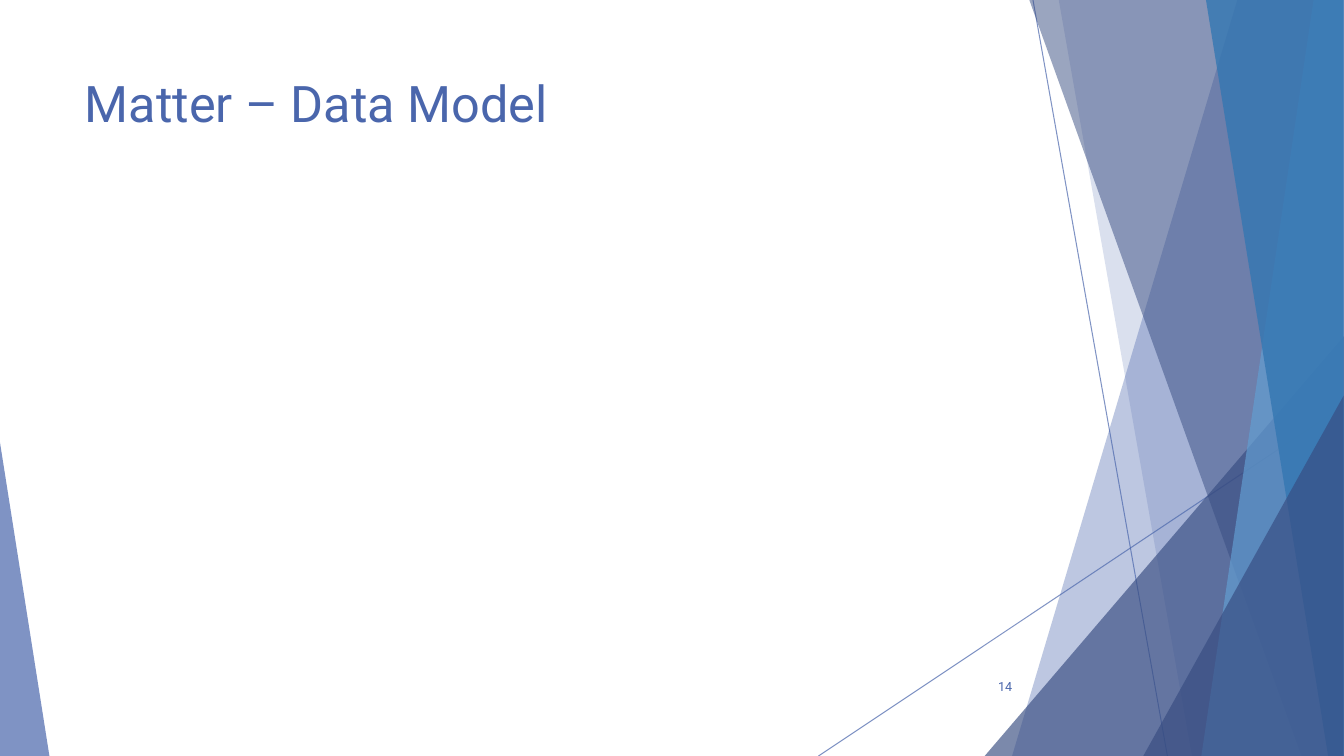
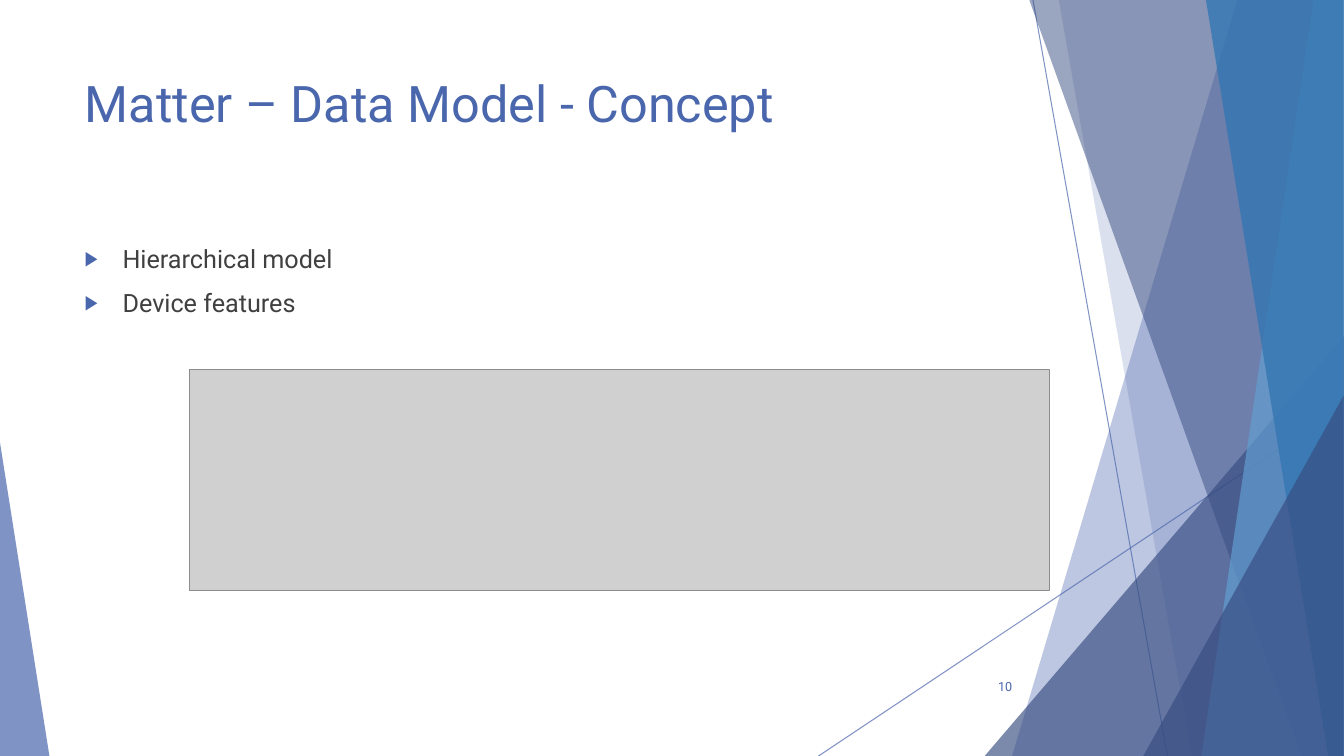
Before and after one commit to GysenBart/ProjectThreadMatter, a slide deck: slide 10 of Presentatie/ProjectThreadMatter.pptx (slide 14 before the commit). Drawn at 1344x756 pixels with LibreOffice and Linux fonts; fonts in the diff are those of the drawing; grey boxes stand for pictures. Boxes give left, top, right and bottom in pixels: in the first picture for what was removed or moved away, otherwise in the second. Text is boxed around its words. In the diff, an @@ line names an element or a change of style, - is before the commit and + after.

Commit message:
updated

```diff
--- a/Presentatie/ProjectThreadMatter.pptx
+++ b/Presentatie/ProjectThreadMatter.pptx
@@ title at (85,84,774,133): text changed @@
-Matter – Data Model
+Matter – Data Model - Concept
@@ text added at (123,249,332,313), 18 pt, text #404040 @@
+▶ Hierarchical model
+▶ Device features
@@ picture added at (190,369,1050,591) @@
@@ page number at (998,682,1012,691): text changed @@
-14
+10
```
Also in this commit, not shown: 10 other slides changed, 12 slides added, 1 slide removed.
